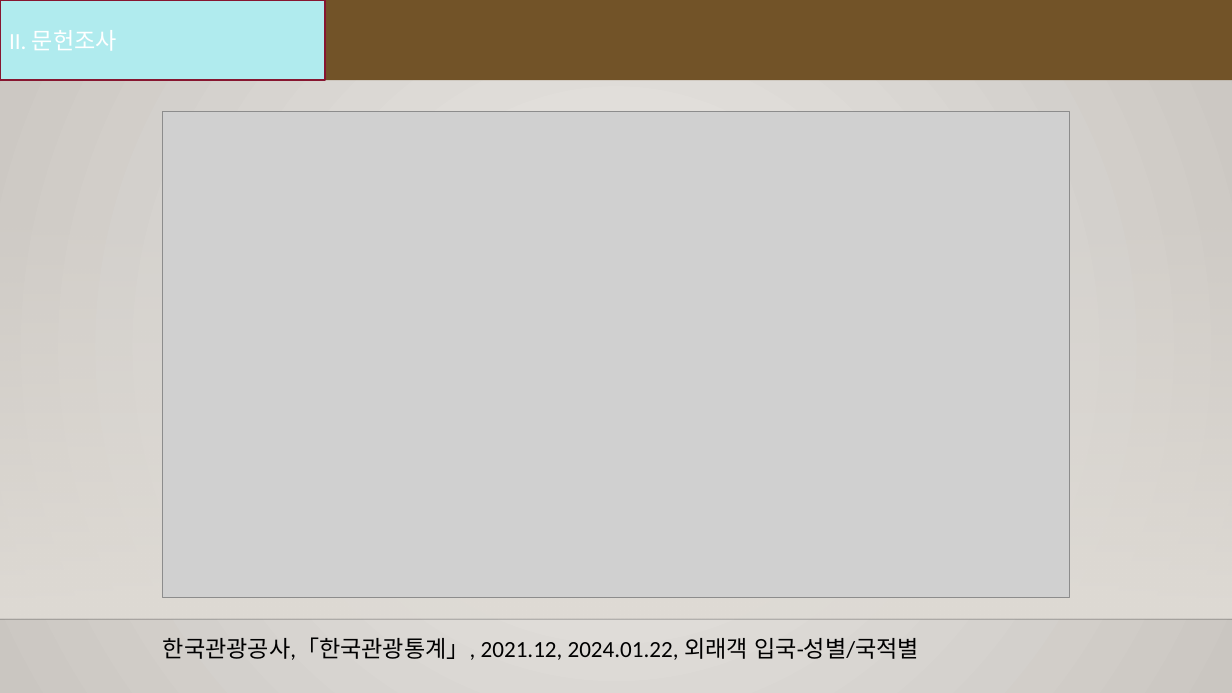
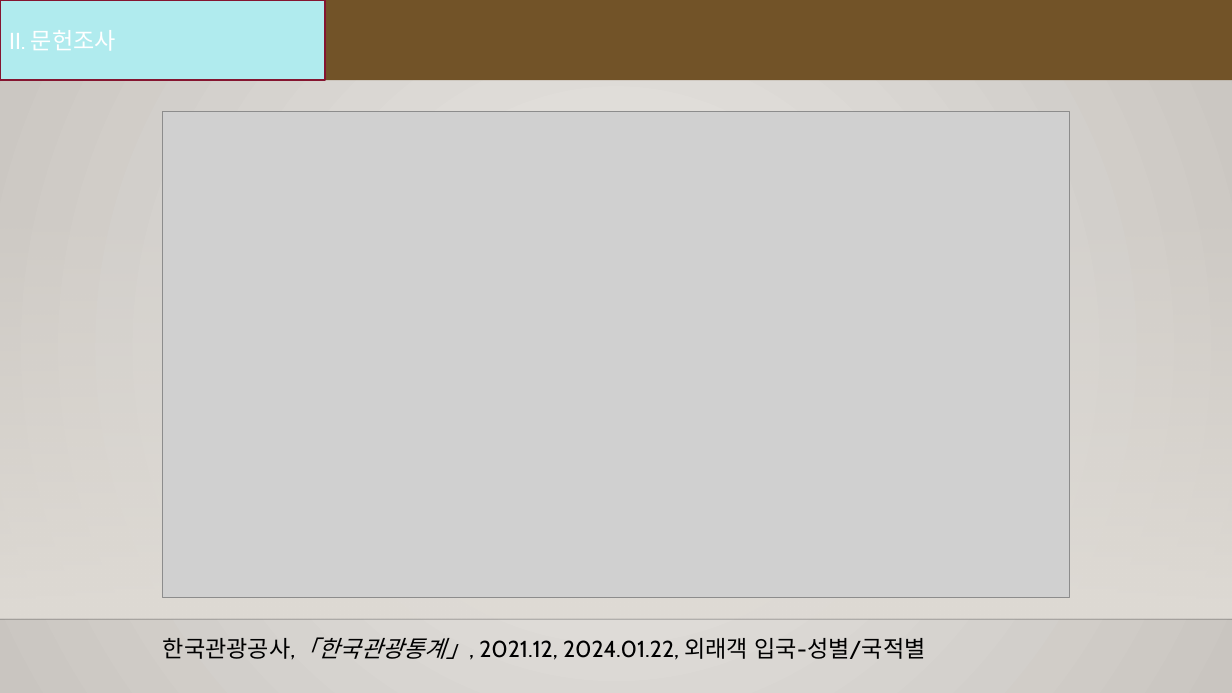
Before and after one commit to hyk2202/semi_project_2, a slide deck: slide 8 of Semi project.pptx (slide 6 before the commit). Drawn at 1232x693 pixels with LibreOffice and Linux fonts; fonts in the diff are those of the drawing; grey boxes stand for pictures; background and template pictures are left out. Boxes give left, top, right and bottom in pixels: in the first picture for what was removed or moved away, otherwise in the second. Text is boxed around its words. In the diff, an @@ line names an element or a change of style, - is before the commit and + after.

```diff
--- a/Semi project.pptx
+++ b/Semi project.pptx
@@ background gradient #ECEAE7 to #CAC7C1 to gradient #EBE9E6 to #C9C5C0 @@
@@ rectangle "II. 문헌조사" at (x1=0, y1=0, x2=325, y2=80): font Calibri to Cabin; outline #871631 1.25 pt to #851530 1.25 pt @@
@@ text "한국관광공사,「한국관광통계」, 2021.12, 2024.01.22, 외래객 입국-성별/국적별" at (x1=163, y1=637, x2=926, y2=660): font Calibri to Cabin; italic on in "한국관광공사,「한국관광통계」," @@
```
Also in this commit, not shown: 5 other slides changed, 19 slides added, 9 other files.
